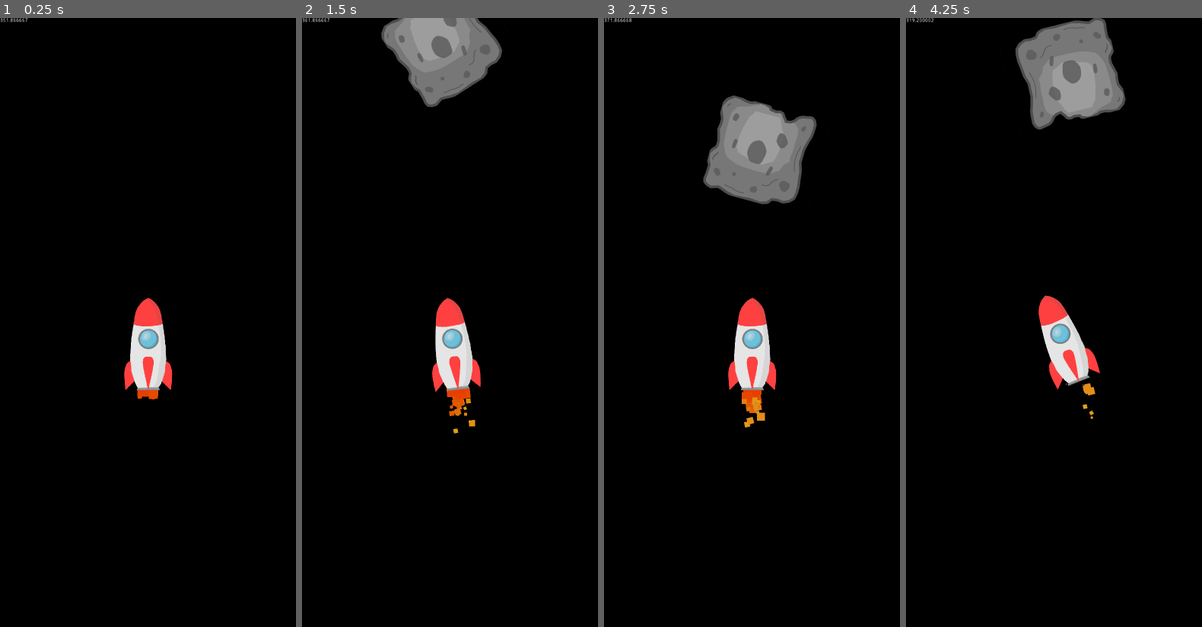
Above: before the commit, frames 1-4 (left to right).
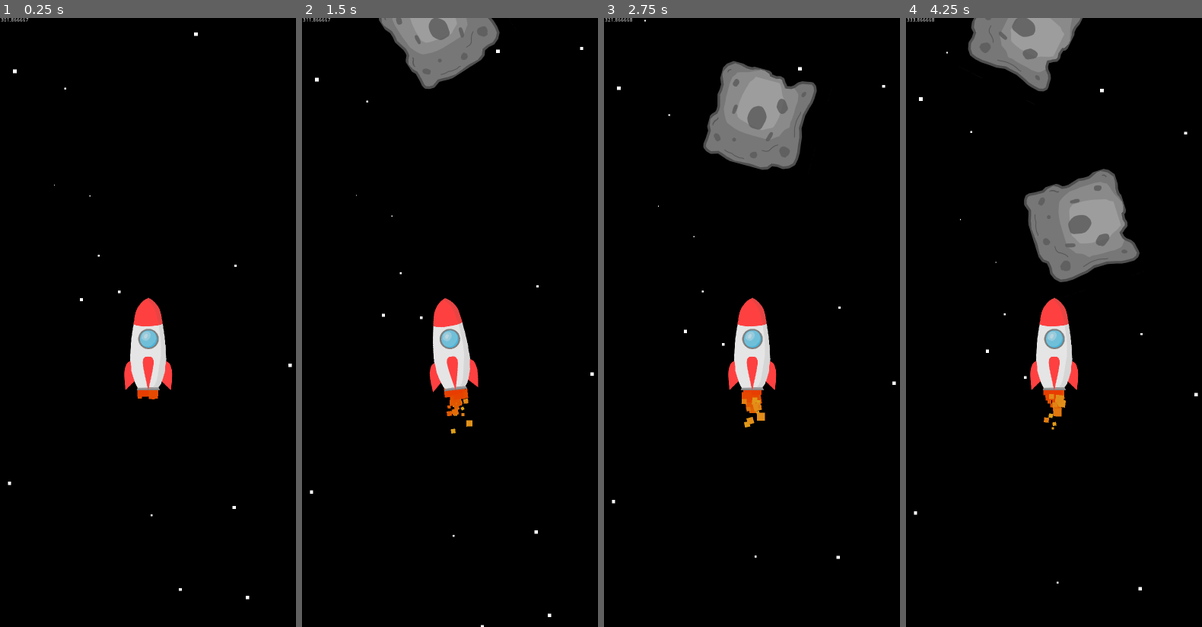
Above: after the commit, the same moments.

Repository: bluesiarra/Reckless-Rocket
Game: Godot game, scene res://scenes/Game.tscn
Same seed, same stepped clock (60 frames per second), same inputs: the game is played once before the commit and once after it.
Inputs (mouse positions are in pixels of both pictures, inside the frame that each line leads up to):
- Up to frame 1 (0.25 s): no input
- Up to frame 2 (1.5 s): move the mouse to (515, 292) at 0.52 s; hold Right (right) 0.53-1.25 s; click (515, 292) at 0.67 s; drag from (390, 352) to (435, 444) at 1.27 s
- Up to frame 3 (2.75 s): move the mouse to (781, 188) at 2.02 s; hold Right (right) from 2.03 s (still down)
- Up to frame 4 (4.25 s): release Right (right) at 2.75 s; drag from (1039, 444) to (965, 231) at 2.77 s; move the mouse to (1142, 413) at 3.52 s; hold Left (left) from 3.53 s (still down)

The runs differ from the first frame. In frame 1, 0.1% of the frame differs, in the area x 0-99%, y 0-96%; in frame 2, 3.1%; in frame 3, 5.3%; in frame 4, 13%, in the area x 0-99%, y 0-94%.

Commit message:
nitro lines

Diff:
--- a/objects/player.tscn
+++ b/objects/player.tscn
@@ -1,7 +1,11 @@
-[gd_scene load_steps=9 format=2]
+[gd_scene load_steps=10 format=2]
 
 [ext_resource path="res://scripts/objects/player_script.gd" type="Script" id=1]
 [ext_resource path="res://art/objects/full spritesheets/rockets_spritesheet.png" type="Texture" id=2]
+[ext_resource path="res://art/objects/other/nitro_lines.png" type="Texture" id=3]
+
+[sub_resource type="RectangleShape2D" id=1]
+extents = Vector2( 105.5, 189 )
 
 [sub_resource type="Curve" id=2]
 _data = [ Vector2( 0.00367647, 0.994126 ), 0.0, 0.0, 0, 0, Vector2( 0.319853, 0.848672 ), 0.0, 0.0, 0, 0, Vector2( 0.742647, 0.739581 ), 0.0, 0.0, 0, 0, Vector2( 1, 0.357763 ), 0.0, 0.0, 0, 0 ]
@@ -21,16 +25,49 @@
 offsets = PoolRealArray( 0, 0.738956, 1 )
 colors = PoolColorArray( 0.16841, 0.16841, 0.16841, 1, 0.281691, 0.281691, 0.281691, 1, 0.363722, 0.363722, 0.363722, 1 )
 
-[sub_resource type="RectangleShape2D" id=1]
-extents = Vector2( 105.5, 189 )
-
 [node name="Player" type="KinematicBody2D"]
 script = ExtResource( 1 )
 
-[node name="particles" type="Node2D" parent="."]
-position = Vector2( 0, 175 )
+[node name="stars" type="CPUParticles2D" parent="."]
+position = Vector2( 0, -1400 )
+emitting = false
+amount = 45
+lifetime = 90.0
+preprocess = 90.0
+emission_shape = 2
+emission_rect_extents = Vector2( 850, 1 )
+direction = Vector2( 0, 1 )
+spread = 0.0
+gravity = Vector2( 0, 0 )
+initial_velocity = 120.0
+initial_velocity_random = 0.8
+scale_amount = 15.0
+scale_amount_random = 0.8
 
-[node name="0_flame" type="CPUParticles2D" parent="particles"]
+[node name="nitrolines" type="CPUParticles2D" parent="."]
+position = Vector2( 0, -1400 )
+emitting = false
+amount = 25
+lifetime = 3.0
+texture = ExtResource( 3 )
+emission_shape = 2
+emission_rect_extents = Vector2( 850, 1 )
+direction = Vector2( 0, 1 )
+spread = 0.0
+gravity = Vector2( 0, 0 )
+initial_velocity = 3000.0
+initial_velocity_random = 0.9
+scale_amount = 4.0
+scale_amount_random = 0.8
+
+[node name="CollisionShape2D" type="CollisionShape2D" parent="."]
+position = Vector2( 0, -5 )
+shape = SubResource( 1 )
+
+[node name="particles" type="Node2D" parent="CollisionShape2D"]
+position = Vector2( 0, 180 )
+
+[node name="0_flame" type="CPUParticles2D" parent="CollisionShape2D/particles"]
 emitting = false
 amount = 35
 lifetime = 0.75
@@ -48,7 +85,7 @@
 scale_amount_curve = SubResource( 2 )
 color_ramp = SubResource( 3 )
 
-[node name="0_nitro" type="CPUParticles2D" parent="particles"]
+[node name="0_nitro" type="CPUParticles2D" parent="CollisionShape2D/particles"]
 emitting = false
 amount = 30
 lifetime = 0.75
@@ -66,7 +103,7 @@
 scale_amount_curve = SubResource( 4 )
 color_ramp = SubResource( 5 )
 
-[node name="0_smoke" type="CPUParticles2D" parent="particles"]
+[node name="0_smoke" type="CPUParticles2D" parent="CollisionShape2D/particles"]
 emitting = false
 amount = 4
 lifetime = 1.2
@@ -83,14 +120,11 @@
 scale_amount = 8.0
 color_ramp = SubResource( 6 )
 
-[node name="Sprite" type="Sprite" parent="."]
+[node name="Sprite" type="Sprite" parent="CollisionShape2D"]
+position = Vector2( 0, 5 )
 texture = ExtResource( 2 )
 hframes = 10
 vframes = 10
-
-[node name="CollisionShape2D" type="CollisionShape2D" parent="."]
-position = Vector2( 0, -5 )
-shape = SubResource( 1 )
 
 [node name="Camera2D" type="Camera2D" parent="."]
 position = Vector2( -2, -93 )
--- a/project.godot
+++ b/project.godot
@@ -19,7 +19,8 @@
 
 Prepare to be captivated by the serene beauty of space, the excitement of a high-stakes chase, and the triumph of mastering the reckless art of rocketry. Are you ready to leave your mark among the stars and claim your place as a Reckless Rocket legend?"
 run/main_scene="res://scenes/Game.tscn"
-boot_splash/image="res://art/brand/splashscreen.png"
+boot_splash/image="res://art/brand/icon.png"
+boot_splash/fullsize=false
 boot_splash/use_filter=false
 config/icon="res://art/brand/icon.png"
 
--- a/scenes/Game.tscn
+++ b/scenes/Game.tscn
@@ -5,10 +5,15 @@
 [node name="Game" type="Node2D"]
 
 [node name="World" parent="." instance=ExtResource( 1 )]
-position = Vector2( 0, -2 )
 
 [node name="HUD" type="CanvasLayer" parent="."]
 
 [node name="DebugLabel" type="Label" parent="HUD"]
-margin_right = 274.0
-margin_bottom = 391.0
+anchor_left = 0.214
+anchor_top = -0.06
+anchor_right = 0.214
+anchor_bottom = -0.06
+margin_left = -171.34
+margin_top = 98.9
+margin_right = 102.66
+margin_bottom = 489.9
--- a/scripts/objects/player_script.gd
+++ b/scripts/objects/player_script.gd
@@ -8,7 +8,7 @@
 export var x_accel = 8
 var tilt = 0
 
-export var y_Speed = 350
+export var y_Speed = 300
 export var can_move = true
 export var powerups = [false, false, false]
 
@@ -24,16 +24,21 @@
 var is_touch_held = false
 
 onready var collision_shape = $CollisionShape2D
-onready var sprite = $Sprite
+onready var sprite = $CollisionShape2D/Sprite
 onready var camera = $Camera2D
+onready var stars = $stars
+onready var nitro_bg = $nitrolines
+
+var star_scale = 1
 
 onready var nitro_timer = $NitroTimer
 onready var xray_timer = $XrayTimer
-onready var normal_flames = get_node("particles/" + String(PlayerSkinManager.frame) + "_flame")
-onready var nitro_flames = get_node("particles/" + String(PlayerSkinManager.frame) + "_nitro")
-onready var smoke_burst = get_node("particles/" + String(PlayerSkinManager.frame) + "_smoke")
+onready var normal_flames = get_node("CollisionShape2D/particles/" + String(PlayerSkinManager.frame) + "_flame")
+onready var nitro_flames = get_node("CollisionShape2D/particles/" + String(PlayerSkinManager.frame) + "_nitro")
+onready var smoke_burst = get_node("CollisionShape2D/particles/" + String(PlayerSkinManager.frame) + "_smoke")
 
 func _ready():
+	stars.emitting = true
 	rng.randomize()
 	nitro_timer.connect("timeout", self, "on_NitroOut")
 	xray_timer.connect("timeout", self, "on_XRayOut")
@@ -58,6 +63,7 @@
 
 
 func _physics_process(delta):
+	star_scale = y_Speed / 300
 	position.y = start_pos.y
 
 	get_node("/root/Game/HUD/DebugLabel").text = String(y_Speed)
@@ -79,6 +85,7 @@
 		nitro_flames.emitting = false
 
 		smoke_burst.emitting = true
+		nitro_bg.emitting = false
 
 		cant_move_timer += delta
 
@@ -92,14 +99,16 @@
 	else:
 		smoke_burst.emitting = false
 		if !powerups[0]:
-
+			stars.speed_scale = star_scale
 			y_Speed += delta * 8
 			normal_flames.emitting = true
 			nitro_flames.emitting = false
+			nitro_bg.emitting = false
 		else:
-
+			stars.speed_scale = star_scale * 4
 			nitro_flames.emitting = true
 			normal_flames.emitting = false
+			nitro_bg.emitting = true
 			y_Speed += delta * 32
 
 
@@ -132,8 +141,7 @@
 
 	motion = move_and_slide(motion)
 
-	self.rotation_degrees = 0 + tilt
-
+	collision_shape.rotation_degrees = 0 + tilt
 
 
 func on_NitroOut():
Binary file added: art/objects/other/nitro_lines.png
Not shown, added: art/objects/other/nitro_lines.png.import
Binary file added: art/objects/stars_bg.png
Not shown, changed: art/objects/stars_bg.png.import
Binary file removed: icon.png
Not shown, added: .DS_Store
Not shown, added: art/.DS_Store
